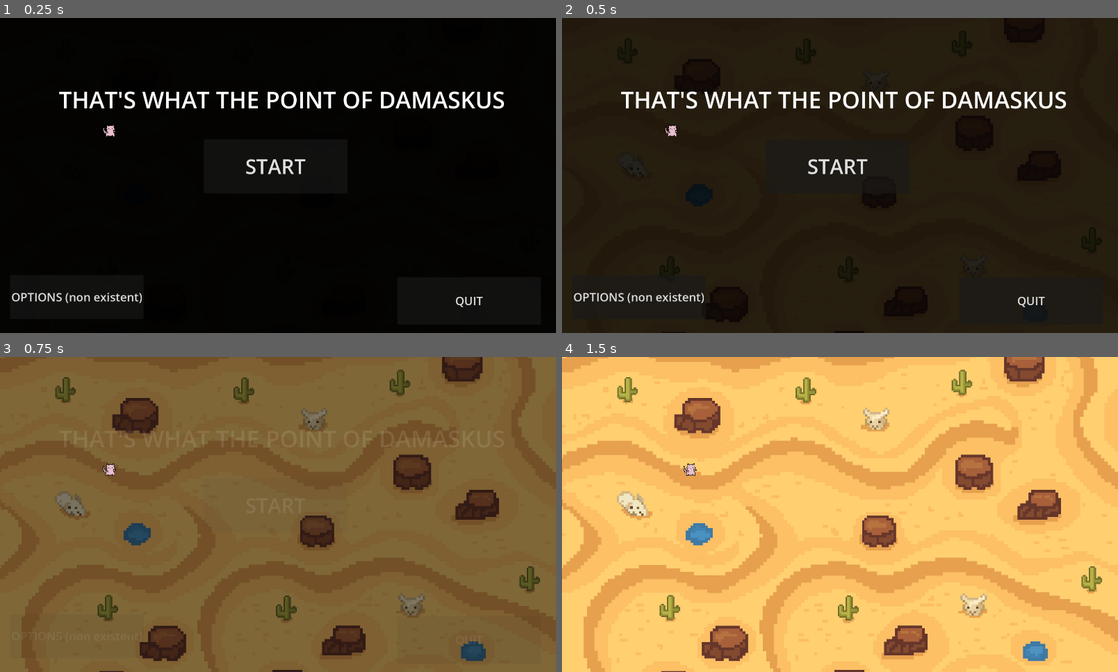
Above: before the commit, frames 1-4 (two rows, left to right).
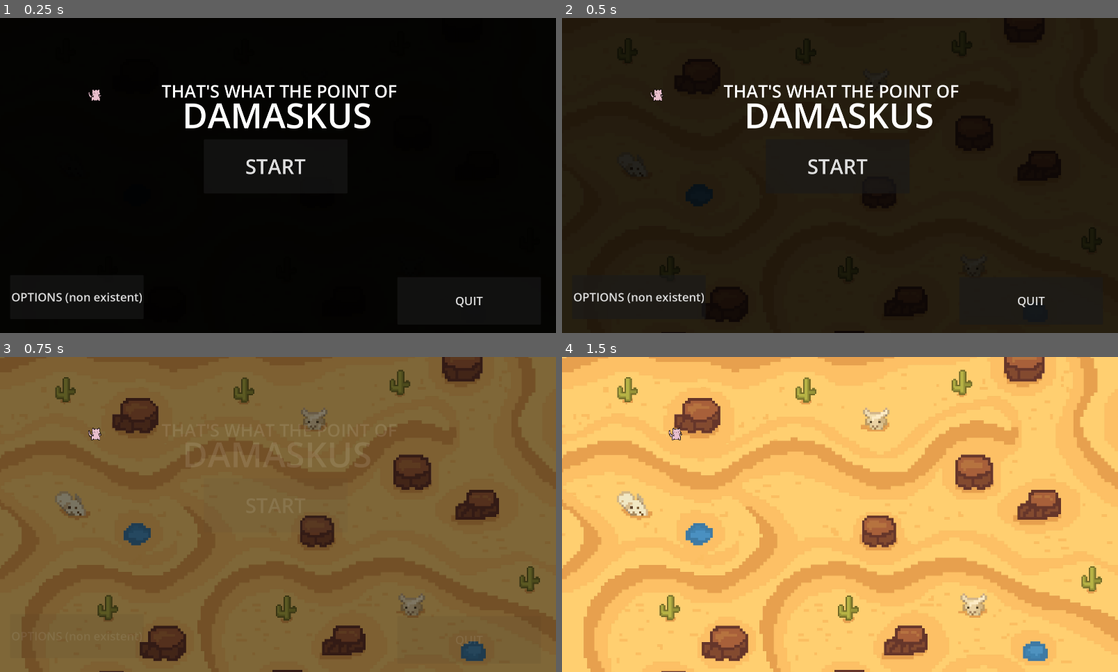
Above: after the commit, the same moments.

Repository: Lem0naise/damaskus
Game: Godot game, scene res://main_menu.tscn
The game is run twice, just before and just after one commit, with the same random seed, the same clock (stepped at 60 frames per second) and the same inputs.
Inputs:
- Up to frame 1 (0.25 s): no input
- Up to frame 2 (0.5 s): no input
- Up to frame 3 (0.75 s): click "START" at 0.5 s
- Up to frame 4 (1.5 s): tap Enter (ui_accept) at 1.25 s; hold Right (ui_right) from 1.28 s (still down); tap R (equip_mask) at 1.35 s

The runs differ from the first frame. In frame 1, 3.5% of the frame differs, in the area x 10-91%, y 21-38%; in frame 2, 3.5%; in frame 3, 0.1%; in frame 4, 0.1%.

Commit message:
make look nicer

Diff:
--- a/main_menu.tscn
+++ b/main_menu.tscn
@@ -24,6 +24,7 @@
 
 [node name="FadeLayer" type="ColorRect" parent="." unique_id=393215701]
 unique_name_in_owner = true
+visible = false
 layout_mode = 0
 offset_right = 1944.0
 offset_bottom = 1092.0
@@ -45,10 +46,21 @@
 unique_name_in_owner = true
 
 [node name="TitleLabel" type="Label" parent="UI_Layer/MenuBox" unique_id=1058150304]
-offset_right = 1541.0
-offset_bottom = 110.0
-theme_override_font_sizes/font_size = 80
-text = "THAT'S WHAT THE POINT OF DAMASKUS"
+offset_left = 144.0
+offset_top = -16.0
+offset_right = 1379.0
+offset_bottom = 94.0
+theme_override_font_sizes/font_size = 60
+text = "THAT'S WHAT THE POINT OF"
+horizontal_alignment = 1
+
+[node name="TitleLabel2" type="Label" parent="UI_Layer/MenuBox" unique_id=2122587757]
+offset_left = -32.0
+offset_top = 26.0
+offset_right = 1509.0
+offset_bottom = 191.0
+theme_override_font_sizes/font_size = 120
+text = " DAMASKUS"
 horizontal_alignment = 1
 
 [node name="Btn_Start" type="Button" parent="UI_Layer/MenuBox" unique_id=564618523]
@@ -91,7 +103,7 @@
 script = ExtResource("2_glbon")
 
 [node name="Sprite" type="Sprite2D" parent="Player2" unique_id=1341756427]
-position = Vector2(96.666664, 110.000015)
+position = Vector2(-69.99999, -299.99994)
 scale = Vector2(1.7, 1.8666669)
 texture = ExtResource("3_glbon")
 
